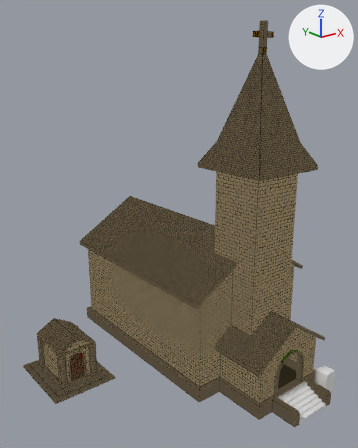
Two versions of the Blender file Assets/_VanHelsingVR/Art/Blender/Props/Graveyard/Graveyard.blend, one commit apart.
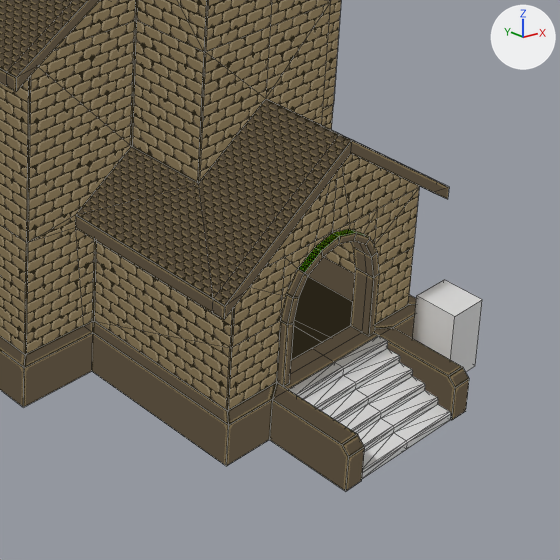
The first picture shows the older version from a camera (50 mm lens) standing at (-25.5, -29.2, 23.1) and looking at (-3.5, -1.7, 12.1). The close-ups show the older and then the newer version on the part from 54% to 100% of the width and 63% to 100% of the height of that picture. Only the edits that show in the close-ups are written down. The axes (+X, +Y, +Z) are drawn at upper right. The lights are the same throughout. The close-ups show mesh edges as thin lines.

The scene before the commit, as lines of its bpy script (objects in view):
```python
me_cube_025 = bpy.data.meshes.new('Cube.025')
me_cube_025.from_pydata(...)  # 330 vertices, 328 faces; spans x -5.6..5.6, y -12.3..10.3, z -5.0..21.0
me_cube_025.materials.append(mat_churchmaterial)
me_cube_031 = bpy.data.meshes.new('Cube.031')
me_cube_031.from_pydata(...)  # a box spanning x -0.5..0.5, y -0.5..0.5, z -0.5..0.5
me_cube_041 = bpy.data.meshes.new('Cube.041')
me_cube_041.from_pydata(...)  # 50 vertices, 35 faces; spans x 0.0..1.5, y -12.28..-10.31, z -5.0..-4.0
ob_church = bpy.data.objects.new('Church', me_cube_025)
ob_church.location = (0.0, 0.0, 5.0)
ob_cube_004 = bpy.data.objects.new('Cube.004', me_cube_031)
ob_cube_004.location = (3.0, -11.0, 0.84)
ob_cube_004.scale = (1.0, 1.0, 1.7)
ob_stairs = bpy.data.objects.new('Stairs', me_cube_041)
ob_stairs.location = (0.0, 0.0, 5.0)
_m = ob_stairs.modifiers.new('Mirror', 'MIRROR')
_m.use_clip = True
_m = ob_stairs.modifiers.new('Triangulate', 'TRIANGULATE')
```
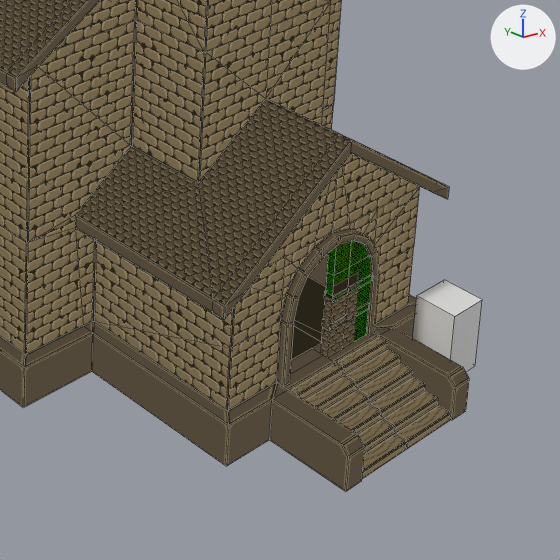
Diff of the bpy script that builds the scene:
```diff
--- a/Assets/_VanHelsingVR/Art/Blender/Props/Graveyard/Graveyard.blend.py
+++ b/Assets/_VanHelsingVR/Art/Blender/Props/Graveyard/Graveyard.blend.py
@@ me_cube_041 @@
 # used by ob_stairs; location = (0.0, 0.0, 5.0)
-me_cube_041.from_pydata(...)  # 50 vertices, 35 faces; spans x 0.0..1.5, y -12.28..-10.31, z -5.0..-4.0
+me_cube_041.from_pydata(...)  # 75 vertices, 70 faces; spans x -1.5..1.5, y -12.28..-10.31, z -5.0..-4.0
+# me_cube_041 part 1
+# 25 new vertices lie (-1.5, 0.0, 0.0) away from vertices in x 0.0, y -12.28..-10.31, z -5.0..-4.0
+# 35 new faces join them
+# me_cube_041 part 2: 35 faces spanning x 0.0..1.5, y -12.28..-10.31, z -5.0..-4.0 switch from no material to mat_churchmaterial
@@ me_cube_037 @@
+me_cube_037.from_pydata(...)  # 66 vertices, 64 faces; spans x -1.31..0.0, y -0.03..0.22, z -0.73..2.08
+me_cube_037.materials.append(mat_churchmaterial)
@@ ob_stairs @@
 ob_stairs.location = (0.0, 0.0, 5.0)
-_m = ob_stairs.modifiers.new('Mirror', 'MIRROR')
-_m.use_clip = True
-_m = ob_stairs.modifiers.new('Triangulate', 'TRIANGULATE')
@@ ob_churchdoor @@
+ob_churchdoor = bpy.data.objects.new('ChurchDoor', me_cube_037)
+ob_churchdoor.location = (1.31, -10.12, 1.73)
```

What differs and where, as boxes (x1, y1, x2, y2) in the close-ups (560 x 560 px):
'Stairs', reshaped, modifiers changed: (288, 336, 451, 479) in both
'ChurchDoor', added: after (321, 241, 373, 358)
part 1 of me_cube_041, added (brown): after (288, 362, 407, 479)
part 2 of me_cube_041, recoloured (white to brown): before (288, 336, 451, 479); after (335, 336, 451, 449)
